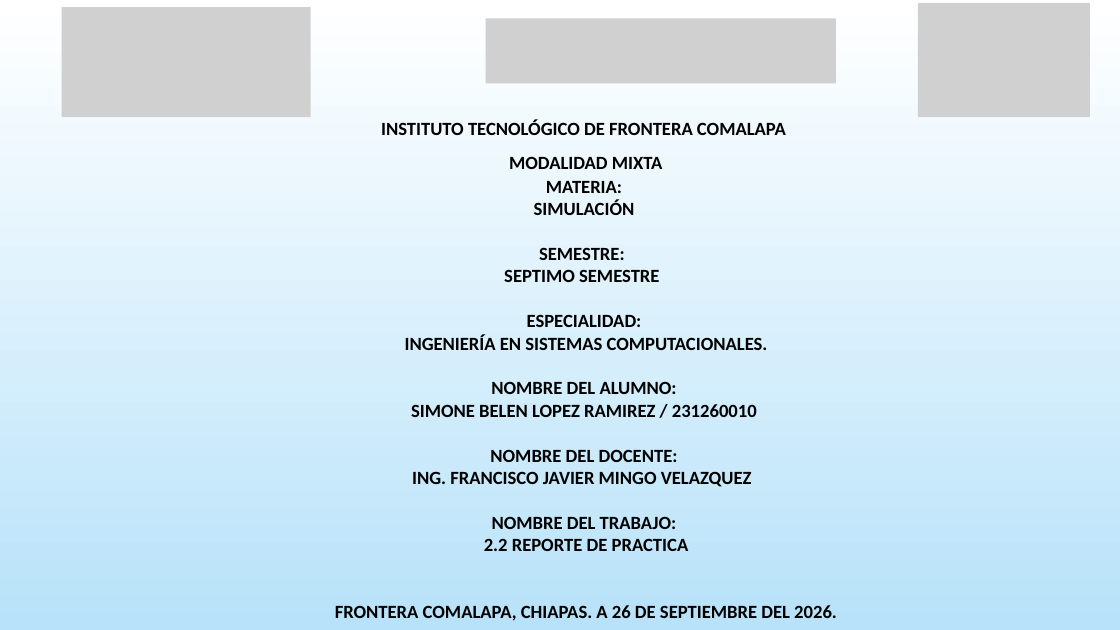
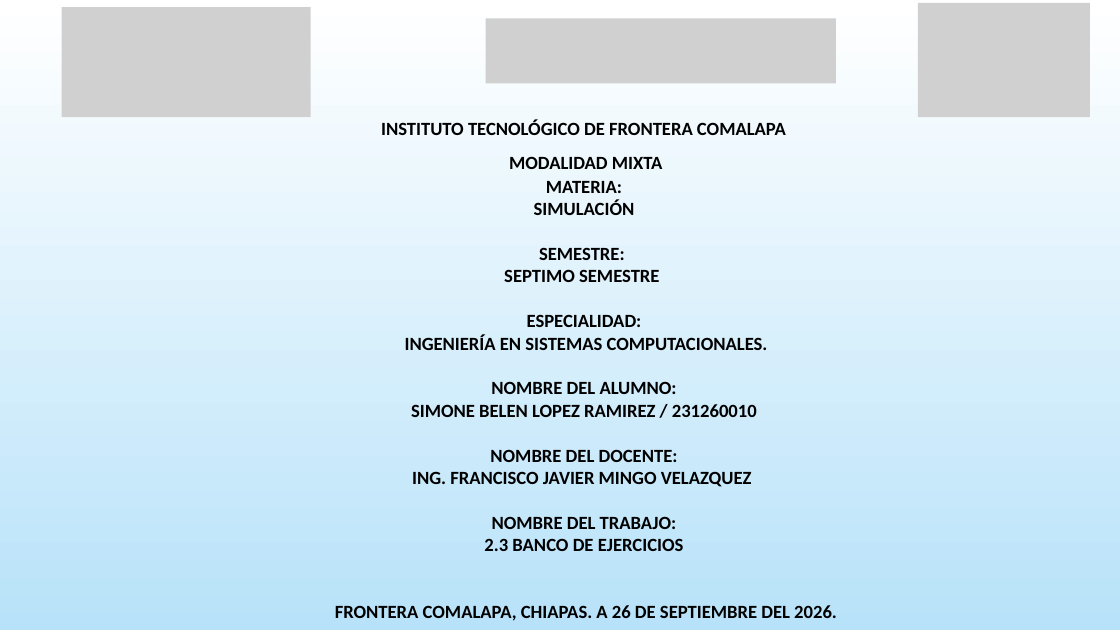
Before and after one commit to lopezramirezsimone-cyber/practica-numeros-pseudoaleatorios, a slide deck: slide 1 of Actividad 2.2 Reporte de Practica_BelenLopez_Sim_7ISCM.pptx. Drawn at 1120x630 pixels with LibreOffice and Linux fonts; fonts in the diff are those of the drawing; grey boxes stand for pictures; background and template pictures are left out. Boxes give left, top, right and bottom in pixels: in the first picture for what was removed or moved away, otherwise in the second. Text is boxed around its words. In the diff, an @@ line names an element or a change of style, - is before the commit and + after.

```diff
--- a/Actividad 2.2 Reporte de Practica_BelenLopez_Sim_7ISCM.pptx
+++ b/Actividad 2.2 Reporte de Practica_BelenLopez_Sim_7ISCM.pptx
@@ text at (484,538,684,551): text changed @@
-2.2 REPORTE DE PRACTICA
+2.3 BANCO DE EJERCICIOS
```
Also in this commit, not shown: 3 other slides changed, 27 other files.
